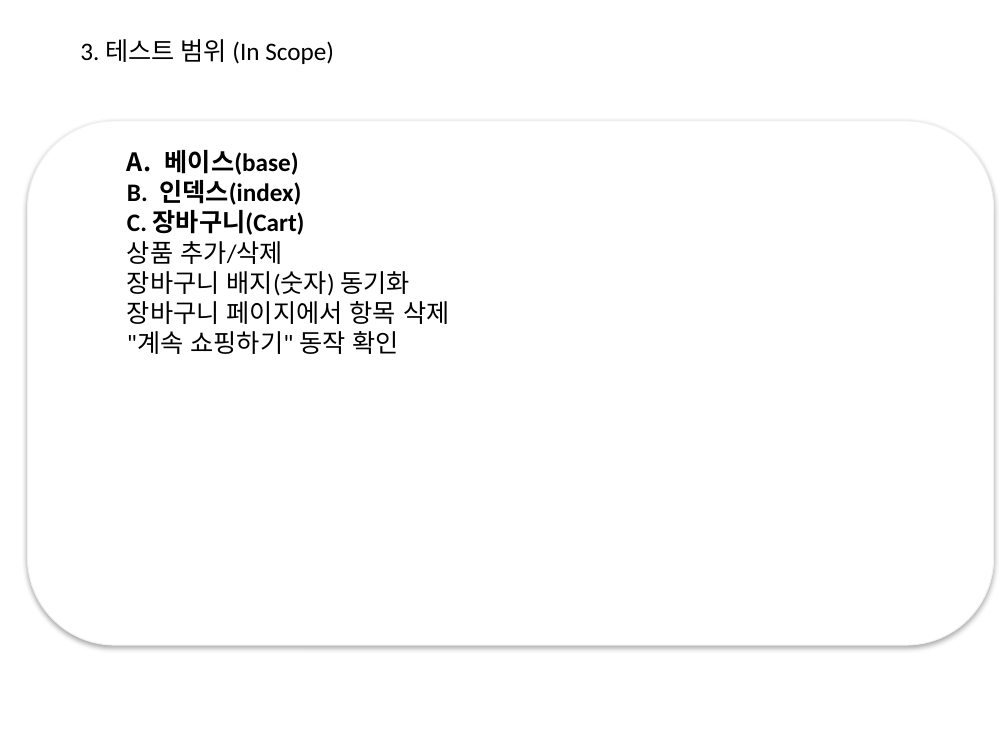
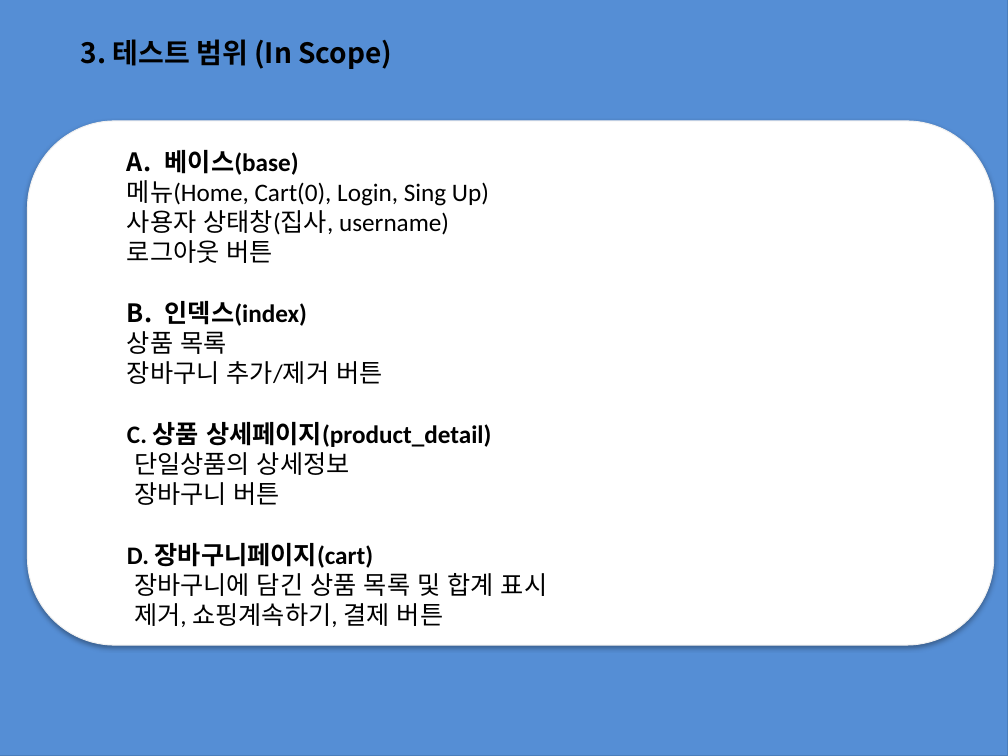
Before and after one commit to jwbaik98/project, a slide deck: slide 5 of 2조 프로젝트 과제(제작중).pptx (slide 4 before the commit). Drawn at 1008x756 pixels with LibreOffice and Linux fonts; fonts in the diff are those of the drawing; background and template pictures are left out. Boxes give left, top, right and bottom in pixels: in the first picture for what was removed or moved away, otherwise in the second. Text is boxed around its words. In the diff, an @@ line names an element or a change of style, - is before the commit and + after.

```diff
--- a/2조 프로젝트 과제(제작중).pptx
+++ b/2조 프로젝트 과제(제작중).pptx
@@ rectangle added at [0, 0, 1008, 756], fill #558ED5, outline #4B7EBC 0.75 pt @@
@@ text "3. 테스트 범위 (In Scope)" at [80, 39, 392, 69]: size 18 to 20 pt, font Calibri to Noto Sans CJK KR, bold on @@
@@ text at [127, 180, 547, 627]: text changed @@
-B. 인덱스(index)
-C. 장바구니(Cart)
-상품 추가/삭제
-장바구니 배지(숫자) 동기화
-장바구니 페이지에서 항목 삭제
-"계속 쇼핑하기" 동작 확인
+메뉴(Home, Cart(0), Login, Sing Up)
+사용자 상태창(집사, username)
+로그아웃 버튼
+B. 인덱스(index)
+상품 목록
+장바구니 추가/제거 버튼
+C. 상품 상세페이지(product_detail)
+단일상품의 상세정보
+장바구니 버튼
+D. 장바구니페이지(cart)
+장바구니에 담긴 상품 목록 및 합계 표시
+제거, 쇼핑계속하기, 결제 버튼
```
Also in this commit, not shown: 20 other slides changed, 3 slides added, 4 slides removed.
